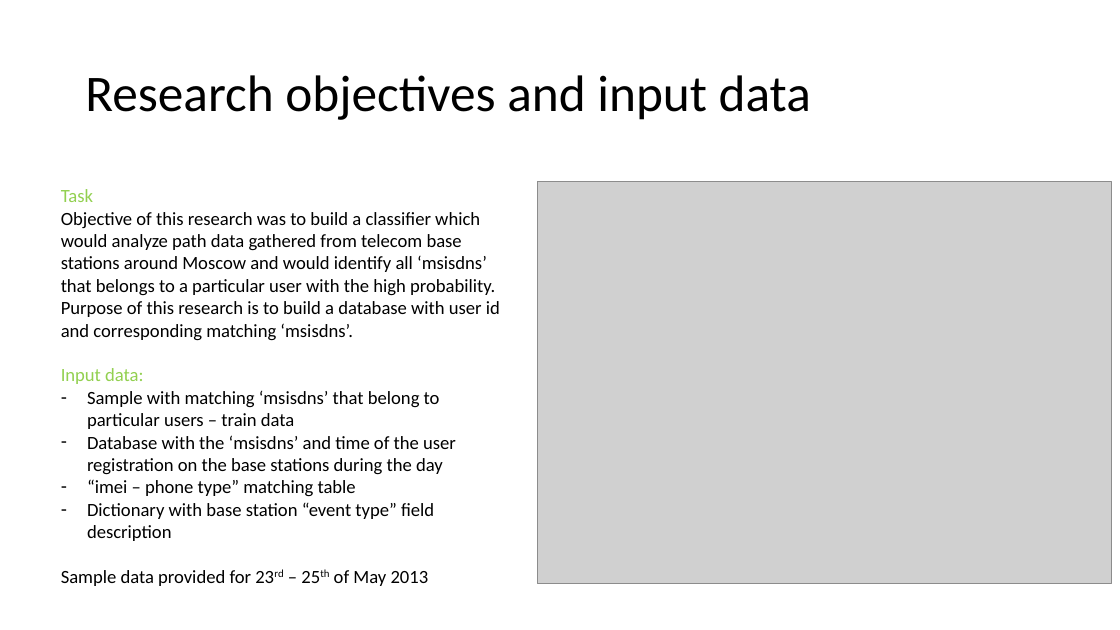
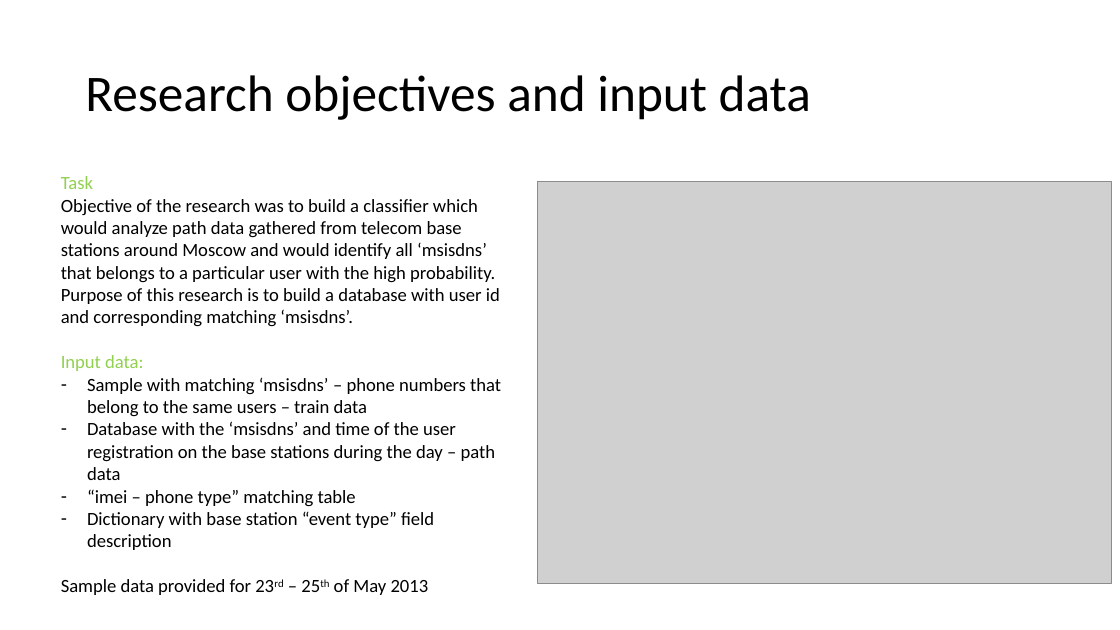
Before and after one commit to Sirorezka/Telecom_project, a slide deck: slide 2 of my_ppt.pptx. Drawn at 1120x630 pixels with LibreOffice and Linux fonts; fonts in the diff are those of the drawing; grey boxes stand for pictures. Boxes give left, top, right and bottom in pixels: in the first picture for what was removed or moved away, otherwise in the second. Text is boxed around its words. In the diff, an @@ line names an element or a change of style, - is before the commit and + after.

```diff
--- a/my_ppt.pptx
+++ b/my_ppt.pptx
@@ text "Task": place and size @@
-text "Task" at (61,189,500,586)
+text "Task" at (61,176,501,595)
@@ text at (61,199,500,327): text changed @@
-Objective of this research was to build a classifier which would analyze path data gathered from telecom base stations around Moscow and would identify all ‘msisdns’ that belongs to a particular user with the high probability. Purpose of this research is to build a database with user id and corresponding matching ‘msisdns’.
+Objective of the research was to build a classifier which would analyze path data gathered from telecom base stations around Moscow and would identify all ‘msisdns’ that belongs to a particular user with the high probability. Purpose of this research is to build a database with user id and corresponding matching ‘msisdns’.
@@ text at (87,377,501,480): text changed @@
-– Sample with matching ‘msisdns’ that belong to particular users – train data
-– Database with the ‘msisdns’ and time of the user registration on the base stations during the day
+– Sample with matching ‘msisdns’ – phone numbers that belong to the same users – train data
+– Database with the ‘msisdns’ and time of the user registration on the base stations during the day – path data
```
Also in this commit, not shown: 8 other slides changed, 2 slides added, 1 slide removed, 6 other files.
